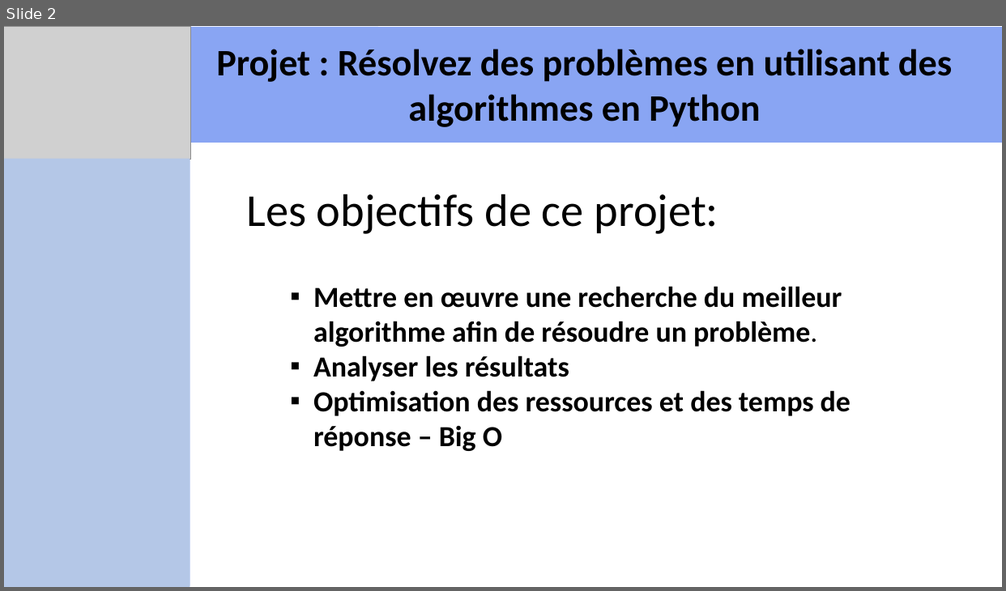
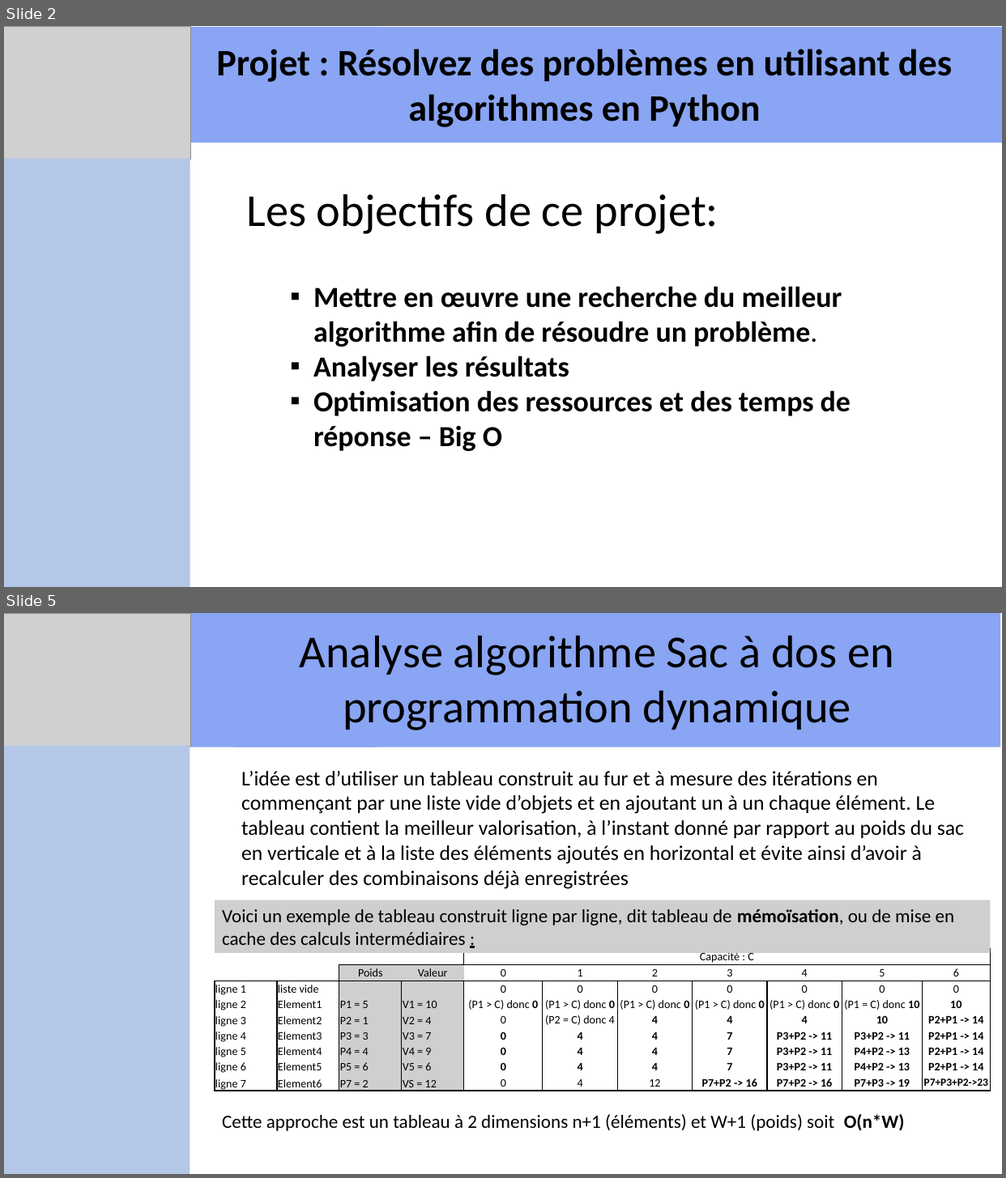
Before and after one commit to Fovea4F/Projet7-OC-Resolvez_des_problemes_en_utilisant_des_algorithmes_en_Python, a slide deck: livrables/Projet7-JustStreamIt.pptx. Shown one above the other, each under a label of ours: slide 2 before the commit, slides 2 and 5 after it; the slides between them are not shown. The pictures are 1006x591 and 1006x1178 pixels, drawn with LibreOffice and Linux fonts; fonts in the diff are those of the drawing; grey boxes stand for pictures. Boxes give left, top, right and bottom in pixels: in the first picture for what was removed or moved away, otherwise in the second. Text is boxed around its words. In the diff, an @@ line names an element or a change of style, - is before the commit and + after.

Commit message:
Mise à jour livrables

```diff
--- a/livrables/Projet7-JustStreamIt.pptx
+++ b/livrables/Projet7-JustStreamIt.pptx
@@ slide 5 added at (x1=4, y1=613, x2=1002, y2=1174), background #FFFFFF @@
@@ rectangle added at (x1=4, y1=613, x2=377, y2=747), fill #89A5F3 @@
@@ picture added at (x1=4, y1=614, x2=190, y2=747) @@
@@ rectangle added at (x1=234, y1=613, x2=1000, y2=747), fill #89A5F3 @@
@@ text added at (x1=300, y1=635, x2=894, y2=730), 44 pt, text #000000 @@
+Analyse algorithme Sac à dos en programmation dynamique
@@ rectangle added at (x1=4, y1=747, x2=189, y2=1174), fill #89A5F3 @@
@@ rectangle added at (x1=4, y1=746, x2=189, y2=1174), fill #B4C7E7 @@
@@ text added at (x1=241, y1=771, x2=964, y2=889), 20 pt, text #000000 @@
+L’idée est d’utiliser un tableau construit au fur et à mesure des itérations en commençant par une liste vide d’objets et en ajoutant un à un chaque élément. Le tableau contient la meilleur valorisation, à l’instant donné par rapport au poids du sac en verticale et à la liste des éléments ajoutés en horizontal et évite ainsi d’avoir à recalculer des combinaisons déjà enregistrées
@@ rectangle added at (x1=215, y1=901, x2=990, y2=954), fill #D0CECE, 18 pt, text #000000 @@
+Voici un exemple de tableau construit ligne par ligne, dit tableau de mémoïsation, ou de mise en cache des calculs intermédiaires :
@@ table added at (x1=215, y1=948, x2=989, y2=1094), 9 rows, 11 columns @@
+ |  |  |  | Capacité : C |  |  |  |  |  | 
+ |  | Poids | Valeur | 0 | 1 | 2 | 3 | 4 | 5 | 6
+ligne 1 | liste vide |  |  | 0 | 0 | 0 | 0 | 0 | 0 | 0
+ligne 2 | Element1 | P1 = 5 | V1 = 10 | (P1 > C) donc 0 | (P1 > C) donc 0 | (P1 > C) donc 0 | (P1 > C) donc 0 | (P1 > C) donc 0 | (P1 = C) donc 10 | 10
+ligne 3 | Element2 | P2 = 1 | V2 = 4 | 0 | (P2 = C) donc 4 | 4 | 4 | 4 | 10 | P2+P1 -> 14
+ligne 4 | Element3 | P3 = 3 | V3 = 7 | 0 | 4 | 4 | 7 | P3+P2 -> 11 | P3+P2 -> 11 | P2+P1 -> 14
+ligne 5 | Element4 | P4 = 4 | V4 = 9 | 0 | 4 | 4 | 7 | P3+P2 -> 11 | P4+P2 -> 13 | P2+P1 -> 14
+ligne 6 | Element5 | P5 = 6 | V5 = 6 | 0 | 4 | 4 | 7 | P3+P2 -> 11 | P4+P2 -> 13 | P2+P1 -> 14
+ligne 7 | Element6 | P7 = 2 | VS = 12 | 0 | 4 | 12 | P7+P2 -> 16 | P7+P2 -> 16 | P7+P3 -> 19 | P7+P3+P2->23
@@ text added at (x1=222, y1=1114, x2=905, y2=1131), 18 pt, text #000000 @@
+Cette approche est un tableau à 2 dimensions n+1 (éléments) et W+1 (poids) soit O(n*W)
```
Also in this commit, not shown: 1 slide changed, 6 other slides added, 5 slides removed, 2 other files.
